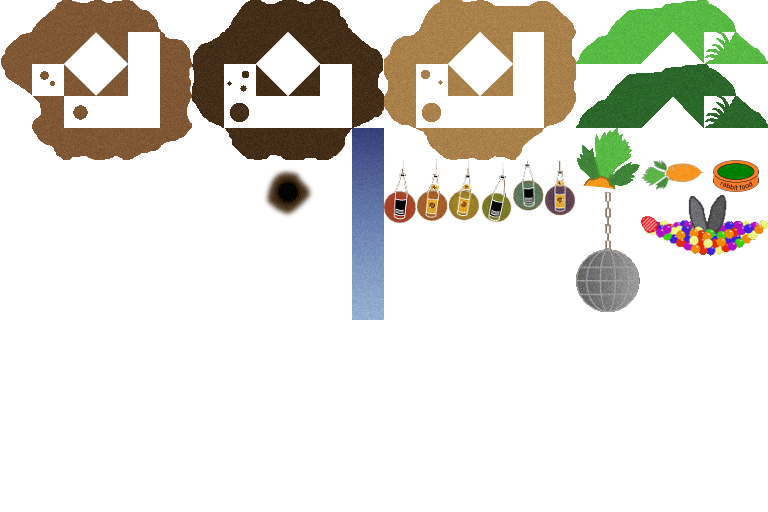
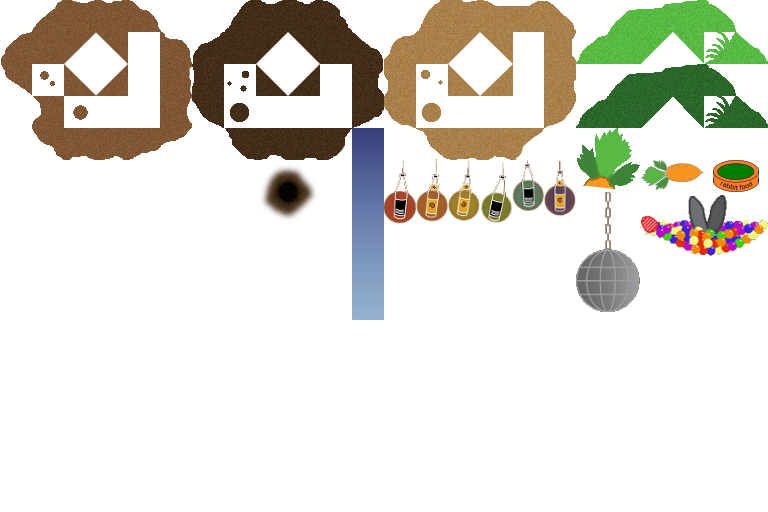
Layered file, before and after one edit (768 x 512). Changes by layer:
added layer "nature" above "items" over [1, 0, 768, 224]
renamed "rabbit-cave.png" to "items", painted on it, unmasked it over [1, 0, 768, 320]
